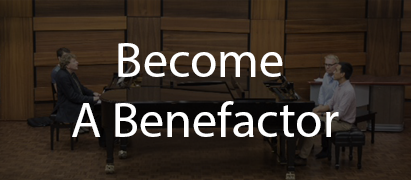
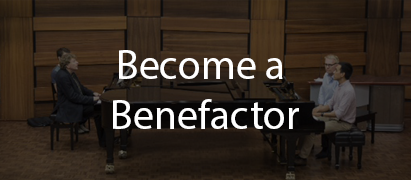
Layer changes from the first 411px x 180px image to the second:
renamed "Become A Benefactor" to "Become a Benefactor", painted on it over [72, 43, 339, 137]
